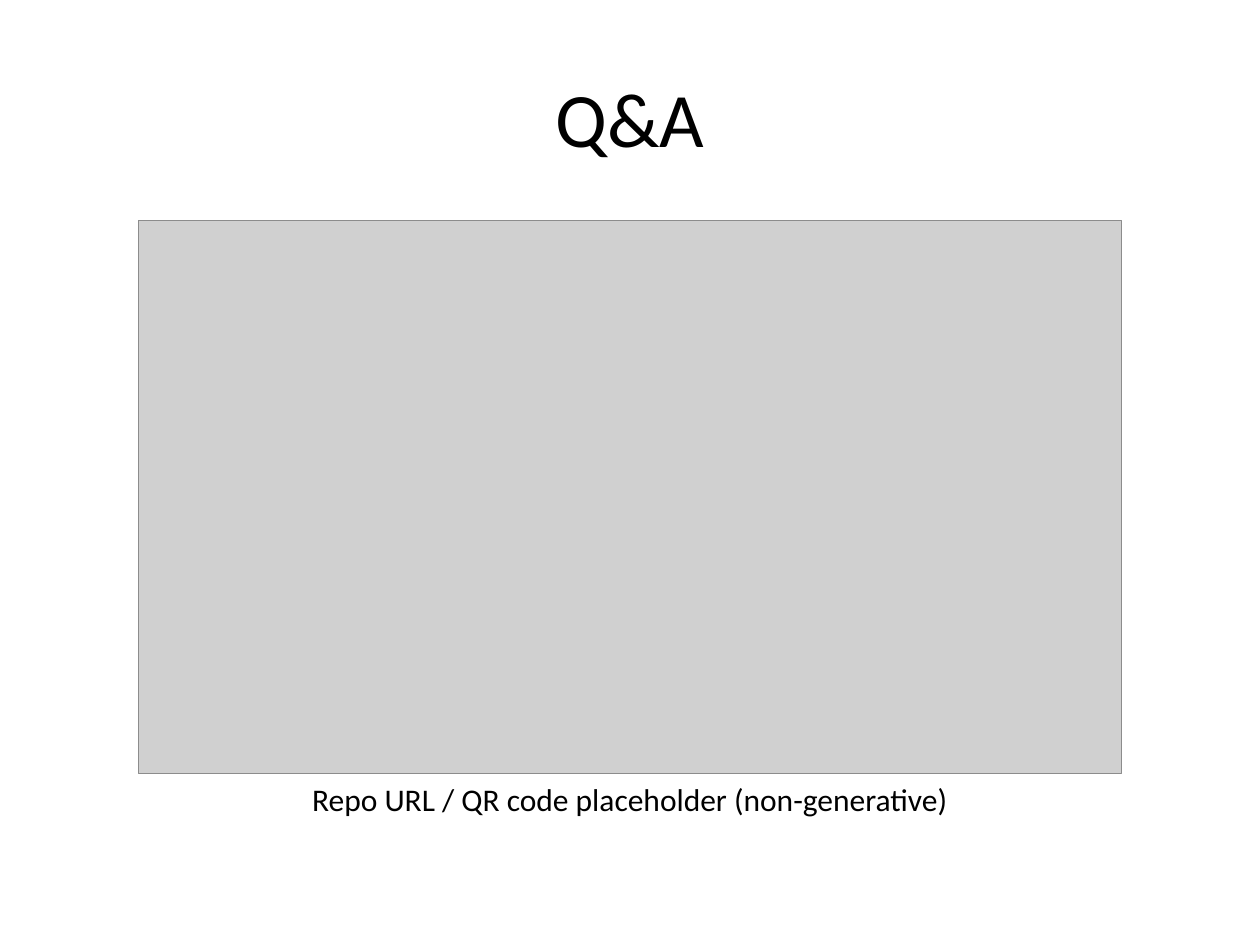
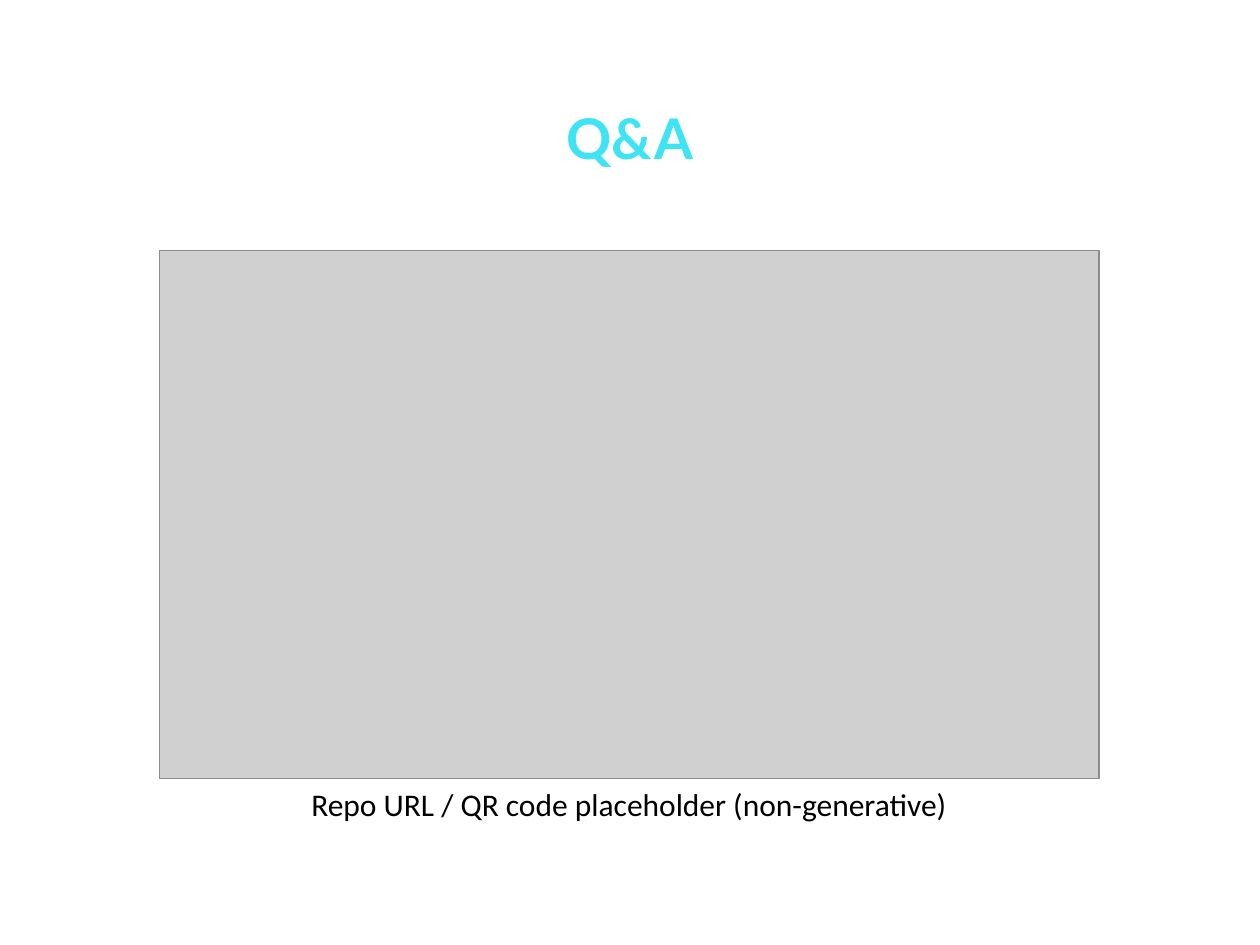
Before and after one commit to shanelindsay/agentic-r, a slide deck: slide 26 of slides/agentic-ai.pptx. Drawn at 1260x945 pixels with LibreOffice and Linux fonts; fonts in the diff are those of the drawing; grey boxes stand for pictures. Boxes give left, top, right and bottom in pixels: in the first picture for what was removed or moved away, otherwise in the second. Text is boxed around its words. In the diff, an @@ line names an element or a change of style, - is before the commit and + after.

Commit message:
Update slide template to nord theme

```diff
--- a/slides/agentic-ai.pptx
+++ b/slides/agentic-ai.pptx
@@ title "Q&A": place and size @@
-title "Q&A" at [555, 94, 704, 158]
+title "Q&A" at [567, 118, 693, 167]
@@ title "Q&A" at [567, 118, 693, 167]: size 44 to 32 pt, font Calibri to Lato, text colour #000000 to #3EE3F4, bold on; line spacing 1 to 0.9 @@
@@ picture: place and size @@
-picture at [139, 220, 1123, 774]
+picture at [159, 251, 1099, 779]
@@ text "Repo URL / QR code ...": place and size @@
-text "Repo URL / QR code ..." at [312, 788, 947, 817]
+text "Repo URL / QR code ..." at [311, 793, 946, 822]
```
Also in this commit, not shown: 25 other slides changed, 1 other file.
